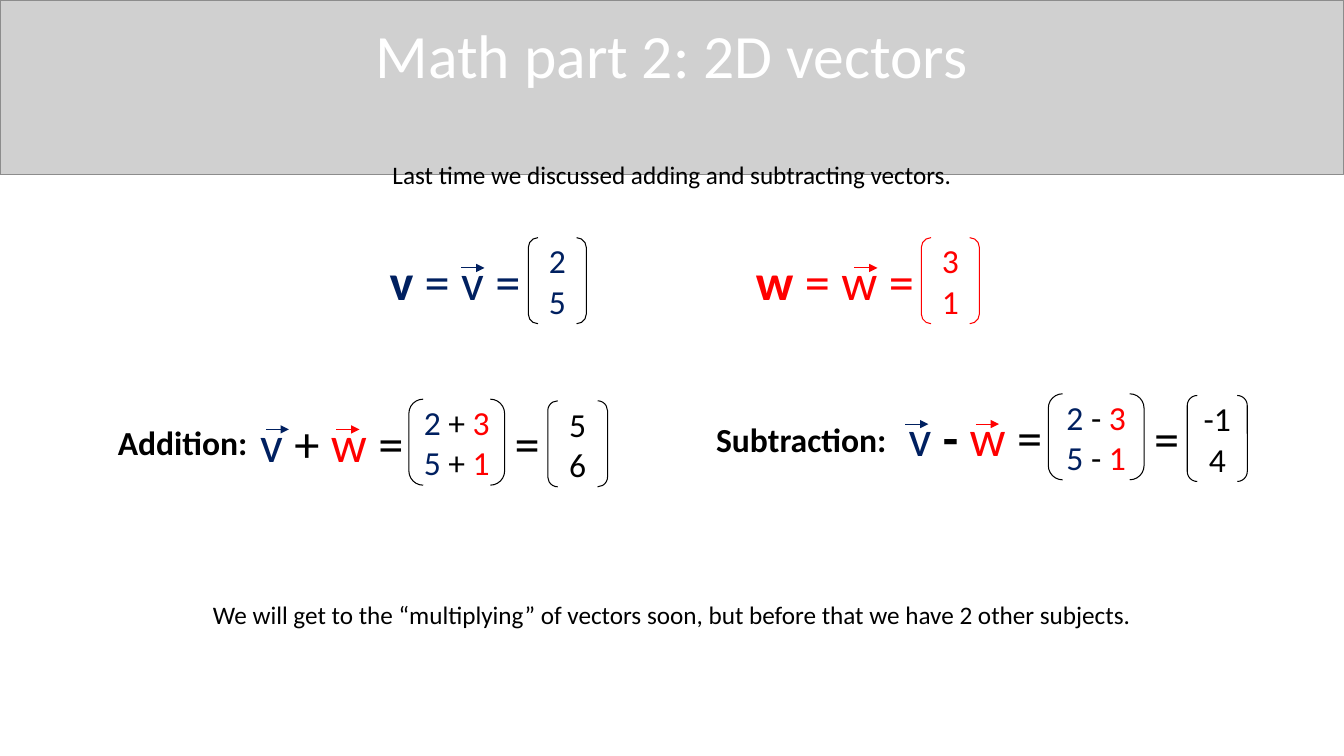
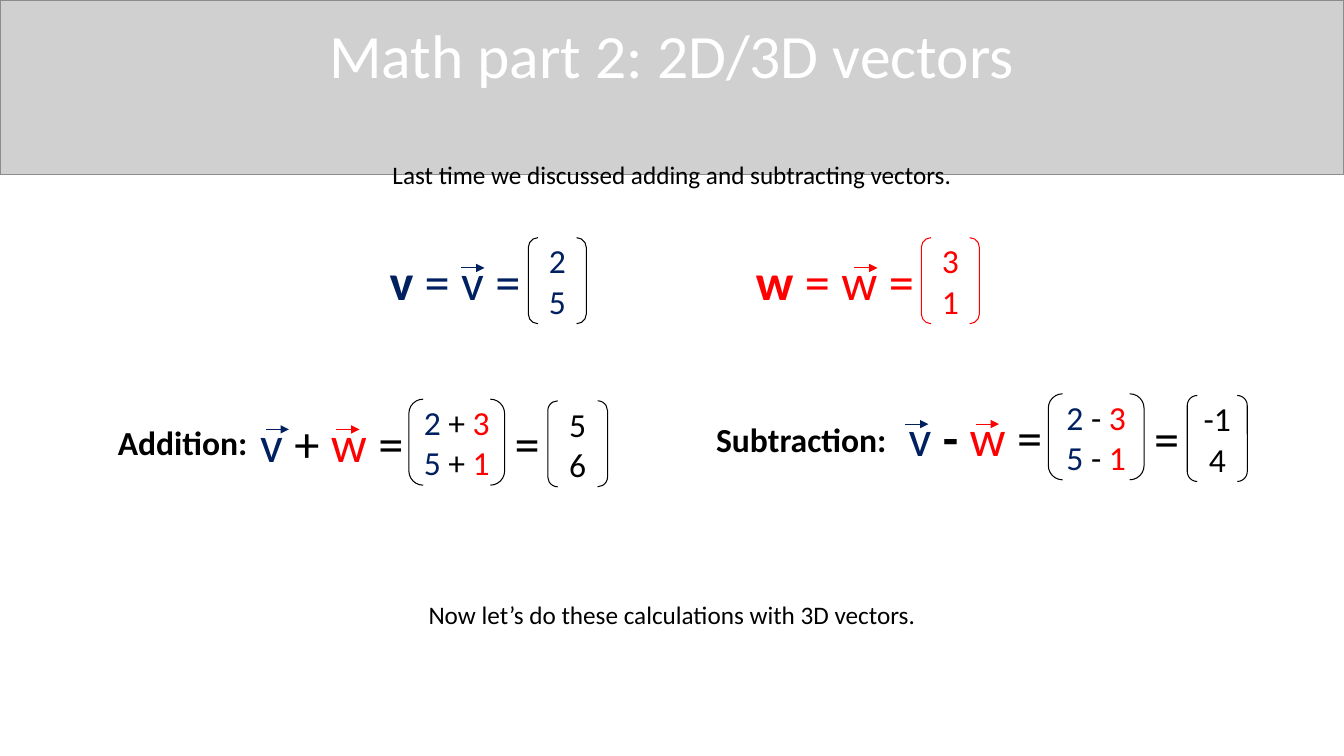
Before and after one commit to QuincyJacobs/WebGLTutorial, a slide deck: slide 90 of Presentation/Presentation WebGL.pptx. Drawn at 1344x756 pixels with LibreOffice and Linux fonts; fonts in the diff are those of the drawing; grey boxes stand for pictures. Boxes give left, top, right and bottom in pixels: in the first picture for what was removed or moved away, otherwise in the second. Text is boxed around its words. In the diff, an @@ line names an element or a change of style, - is before the commit and + after.

Commit message:
Another update to presentation math

```diff
--- a/Presentation/Presentation WebGL.pptx
+++ b/Presentation/Presentation WebGL.pptx
@@ text at <box>329,36,1014,88</box>: text changed @@
-Math part 2: 2D vectors
+Math part 2: 2D/3D vectors
@@ text at <box>429,606,915,625</box>: text changed @@
-We will get to the “multiplying” of vectors soon, but before that we have 2 other subjects.
+Now let’s do these calculations with 3D vectors.
```
Also in this commit, not shown: 6 other slides changed, 3 slides added, 1 slide removed, 1 other file.
